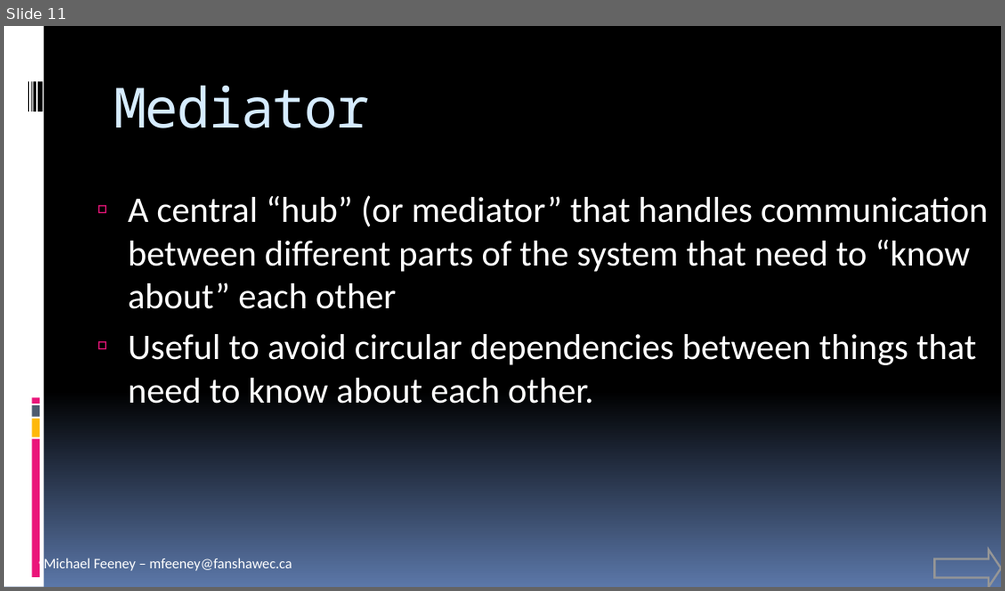
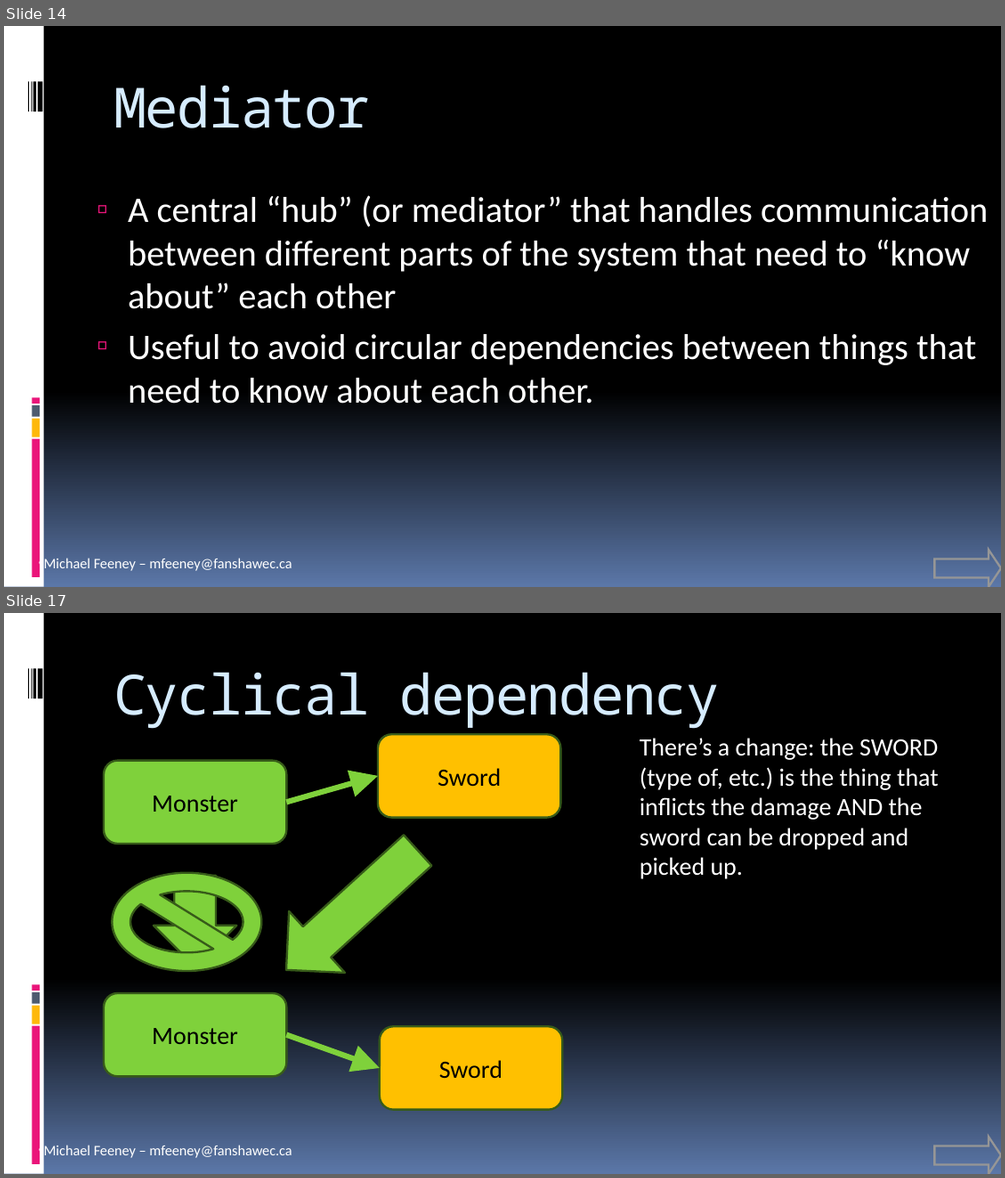
Before and after one commit to FeeneyCodes/GDP202425, a slide deck: 6044_FramPat/D2D/INFO_6044_Patterns (live document).pptx. Shown one above the other, each under a label of ours: slide 11 before the commit, slides 14 and 17 after it; the slides between them are not shown. The pictures are 1005x591 and 1005x1178 pixels, drawn with LibreOffice and Linux fonts; fonts in the diff are those of the drawing. Boxes give left, top, right and bottom in pixels: in the first picture for what was removed or moved away, otherwise in the second. Text is boxed around its words. In the diff, an @@ line names an element or a change of style, - is before the commit and + after.

```diff
--- a/6044_FramPat/D2D/INFO_6044_Patterns (live document).pptx
+++ b/6044_FramPat/D2D/INFO_6044_Patterns (live document).pptx
@@ slide 17 added at (x1=4, y1=613, x2=1001, y2=1174), background gradient #000000 to #5B77A8; not listed: 10 template elements that a slide beside it also shows @@
@@ title added at (x1=113, y1=672, x2=720, y2=729), 40 pt, text #D6ECFF @@
+Cyclical dependency
@@ rounded rectangle added at (x1=378, y1=735, x2=560, y2=818), fill #FFC000, outline #385C1A 1.5 pt, 18 pt, text #000000 @@
+Sword
@@ text added at (x1=639, y1=738, x2=938, y2=879), 18 pt, text #FFFFFF @@
+There’s a change: the SWORD (type of, etc.) is the thing that inflicts the damage AND the sword can be dropped and picked up.
@@ rounded rectangle added at (x1=104, y1=761, x2=286, y2=844), fill #7FD13B, outline #385C1A 1.5 pt, 18 pt, text #000000 @@
+Monster
@@ arrow added from (286, 803) to (378, 776), #7FD13B 4 pt @@
@@ down arrow added at (x1=258, y1=819, x2=445, y2=1000), fill #7FD13B, outline #385C1A 1.5 pt @@
@@ no-entry sign added at (x1=112, y1=872, x2=261, y2=971), fill #7FD13B, outline #385C1A 1.5 pt @@
@@ down arrow added at (x1=154, y1=876, x2=236, y2=967), fill #7FD13B, outline #385C1A 1.5 pt @@
@@ rounded rectangle added at (x1=104, y1=993, x2=286, y2=1076), fill #7FD13B, outline #385C1A 1.5 pt, 18 pt, text #000000 @@
+Monster
@@ arrow added from (286, 1035) to (380, 1068), #7FD13B 4 pt @@
@@ rounded rectangle added at (x1=380, y1=1027, x2=562, y2=1110), fill #FFC000, outline #385C1A 1.5 pt, 18 pt, text #000000 @@
+Sword
@@ right arrow added at (x1=934, y1=1136, x2=1001, y2=1174), outline #969696 1.5 pt @@
@@ what was slide 11 is now slide 14 @@
```
Also in this commit, not shown: 1 slide changed, 13 other slides added, 32 other files.
